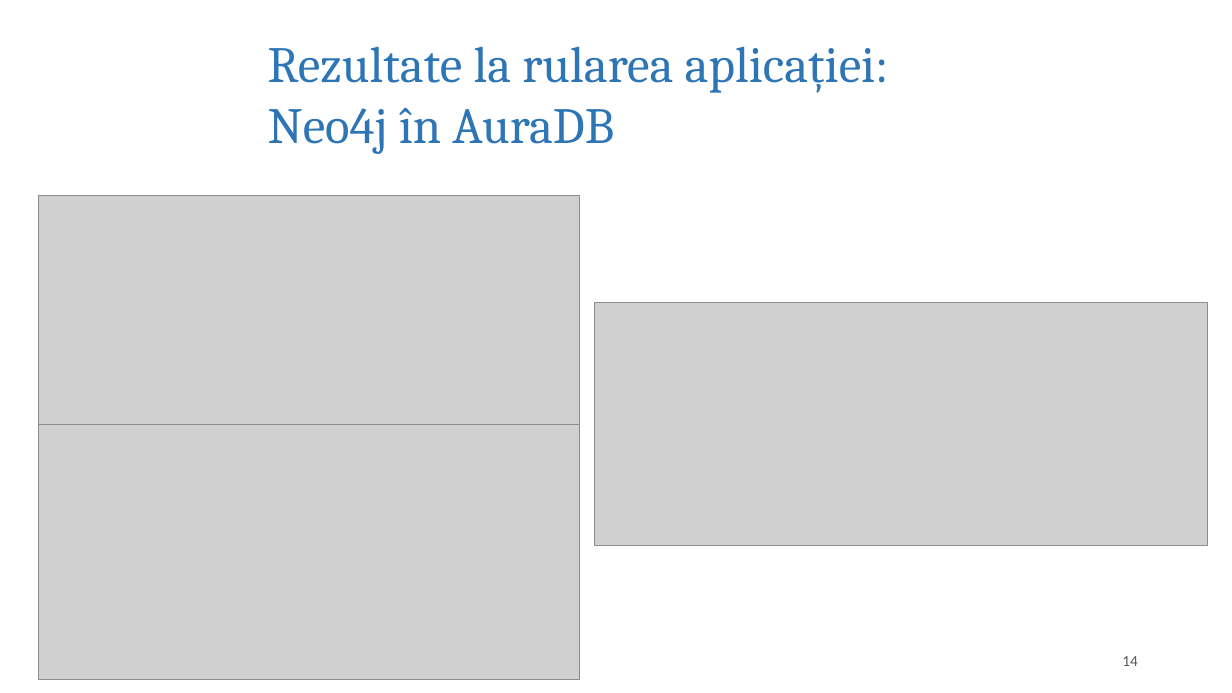
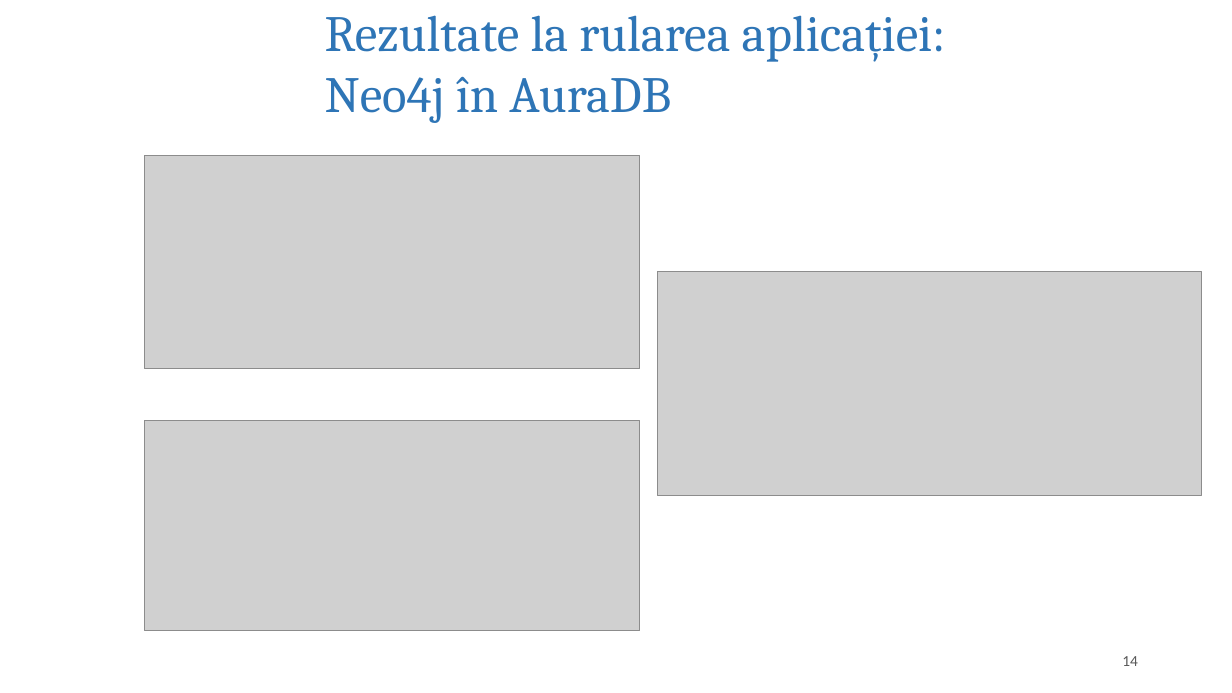
Before and after one commit to Elena-Lupu/GraphVsRDBMS_ArticleProject, a slide deck: slide 14 of Prezentare_LupuElena.pptx. Drawn at 1232x693 pixels with LibreOffice and Linux fonts; fonts in the diff are those of the drawing; grey boxes stand for pictures; background and template pictures are left out. Boxes give left, top, right and bottom in pixels: in the first picture for what was removed or moved away, otherwise in the second. Text is boxed around its words. In the diff, an @@ line names an element or a change of style, - is before the commit and + after.

```diff
--- a/Prezentare_LupuElena.pptx
+++ b/Prezentare_LupuElena.pptx
@@ title "Rezultate la rularea aplicației: Neo4j ...": place and size @@
-title "Rezultate la rularea aplicației: Neo4j ..." at [268,46,889,154]
+title "Rezultate la rularea aplicației: Neo4j ..." at [325,15,946,123]
@@ picture: place and size @@
-picture at [39,195,579,438]
+picture at [144,155,640,369]
@@ picture: place and size @@
-picture at [594,302,1207,545]
+picture at [657,272,1202,495]
@@ picture: place and size @@
-picture at [39,424,579,679]
+picture at [144,421,640,631]
```
Also in this commit, not shown: 12 other slides changed, 1 other file.
